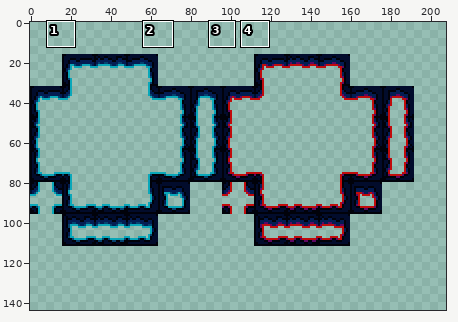
File history of a sprite sheet, TurnBasedRPG/Assets/Sprites/waterlavaedgesdungeonarcade.png. Above, an overview of the earlier version with the close-up marked.
Close-up. Before the edit:
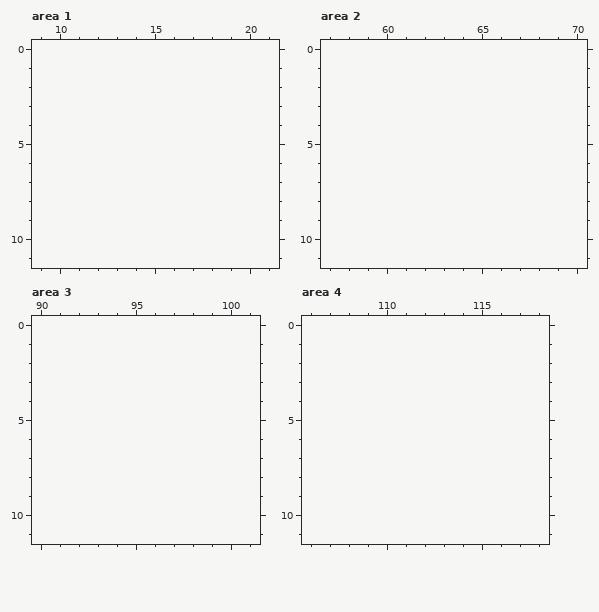
The file is 192x96 pixels. Shown: area 1: x 9..21, y 0..11; area 2: x 57..70, y 0..11; area 3: x 90..101, y 0..11; area 4: x 106..118, y 0..11. The old version is drawn lined up with the new one, on the new canvas. The commit also changed other parts of the picture, which this record leaves out.
After the commit:
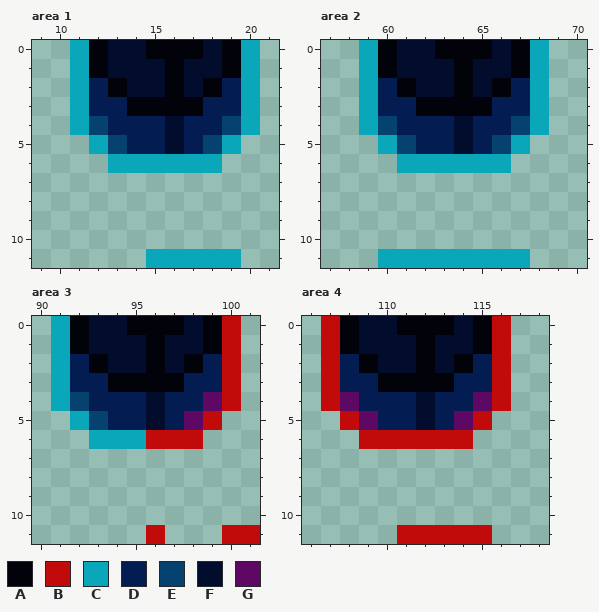
Palette (. is transparent): A #01020a  B #c10b0b  C #09a7b9  D #031d53  E #06426f  F #020c2c  G #5d0863
The exact change:
canvas 192x96 -> 208x144, the old top-left corner now at 0,16
Area 1:
y 0: x 11..20 .......... -> CAFFAAAFAC
y 1: x 11..20 .......... -> CAFFFAFFAC
y 2: x 11..20 .......... -> CDAFFAFADC
y 3: x 11..20 .......... -> CDDAAAADDC
y 4: x 11..20 .......... -> CEDDDFDDEC
y 5: x 12..19 ........ -> CEDDFDEC
y 6: x 13..18 ...... -> CCCCCC
y 11: x 15..19 ..... -> CCCCC
Area 2:
y 0: x 59..68 .......... -> CAFFAAAFAC
y 1: x 59..68 .......... -> CAFFFAFFAC
y 2: x 59..68 .......... -> CDAFFAFADC
y 3: x 59..68 .......... -> CDDAAAADDC
y 4: x 59..68 .......... -> CEDDDFDDEC
y 5: x 60..67 ........ -> CEDDFDEC
y 6: x 61..66 ...... -> CCCCCC
y 11: x 60..67 ........ -> CCCCCCCC
Area 3:
y 0: x 91..100 .......... -> CAFFAAAFAB
y 1: x 91..100 .......... -> CAFFFAFFAB
y 2: x 91..100 .......... -> CDAFFAFADB
y 3: x 91..100 .......... -> CDDAAAADDB
y 4: x 91..100 .......... -> CEDDDFDDGB
y 5: x 92..99 ........ -> CEDDFDGB
y 6: x 93..98 ...... -> CCCBBB
y 11: x 96 . -> B; x 100..101 .. -> BB
Area 4:
y 0: x 107..116 .......... -> BAFFAAAFAB
y 1: x 107..116 .......... -> BAFFFAFFAB
y 2: x 107..116 .......... -> BDAFFAFADB
y 3: x 107..116 .......... -> BDDAAAADDB
y 4: x 107..116 .......... -> BGDDDFDDGB
y 5: x 108..115 ........ -> BGDDFDGB
y 6: x 109..114 ...... -> BBBBBB
y 11: x 111..115 ..... -> BBBBB
